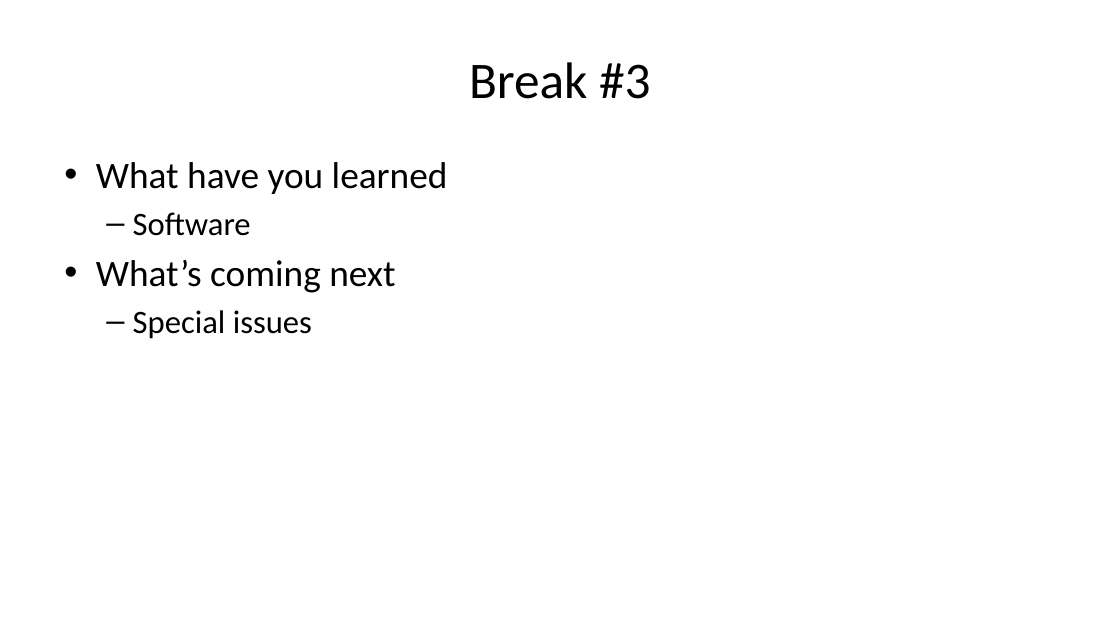
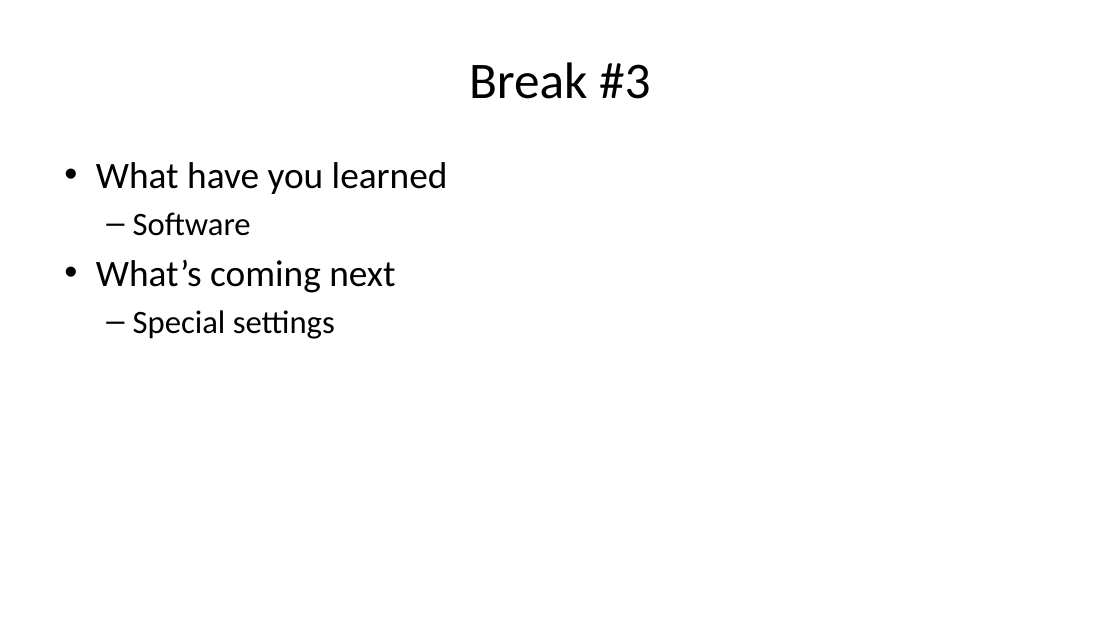
Before and after one commit to pmean/papers-and-presentations, a slide deck: slide 64 of bootstrap/src/bootstrap-slides.pptx (slide 63 before the commit). Drawn at 1120x630 pixels with LibreOffice and Linux fonts; fonts in the diff are those of the drawing. Boxes give left, top, right and bottom in pixels: in the first picture for what was removed or moved away, otherwise in the second. Text is boxed around its words. In the diff, an @@ line names an element or a change of style, - is before the commit and + after.

```diff
--- a/bootstrap/src/bootstrap-slides.pptx
+++ b/bootstrap/src/bootstrap-slides.pptx
@@ text at (x1=133, y1=310, x2=335, y2=339): text changed @@
-  – Special issues
+  – Special settings
```
Also in this commit, not shown: 27 other slides changed, 2 slides added, 1 other file.
